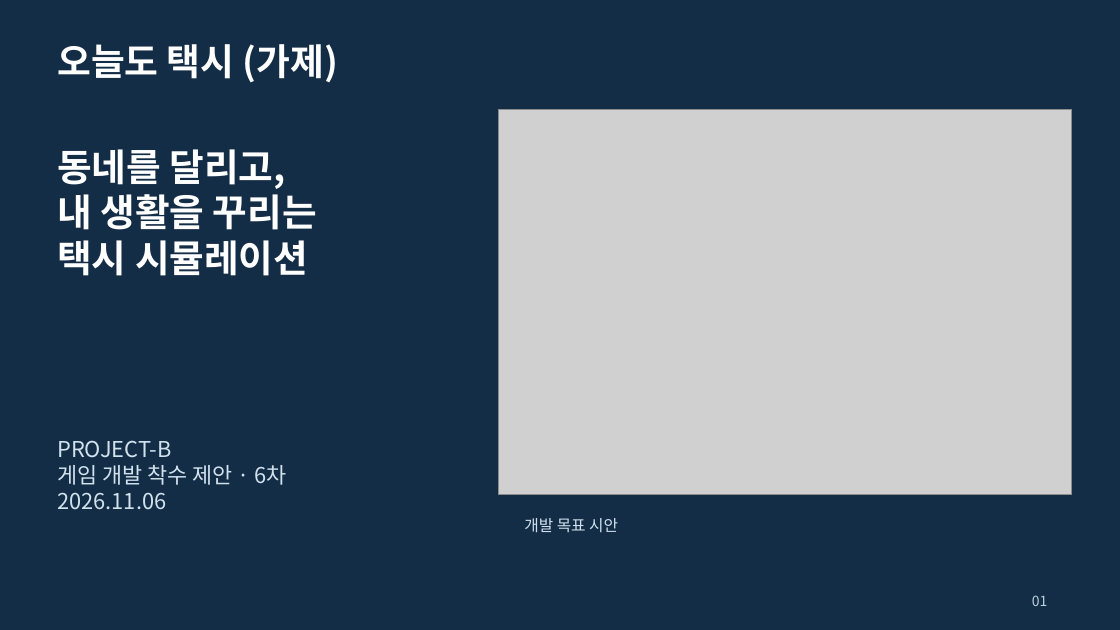
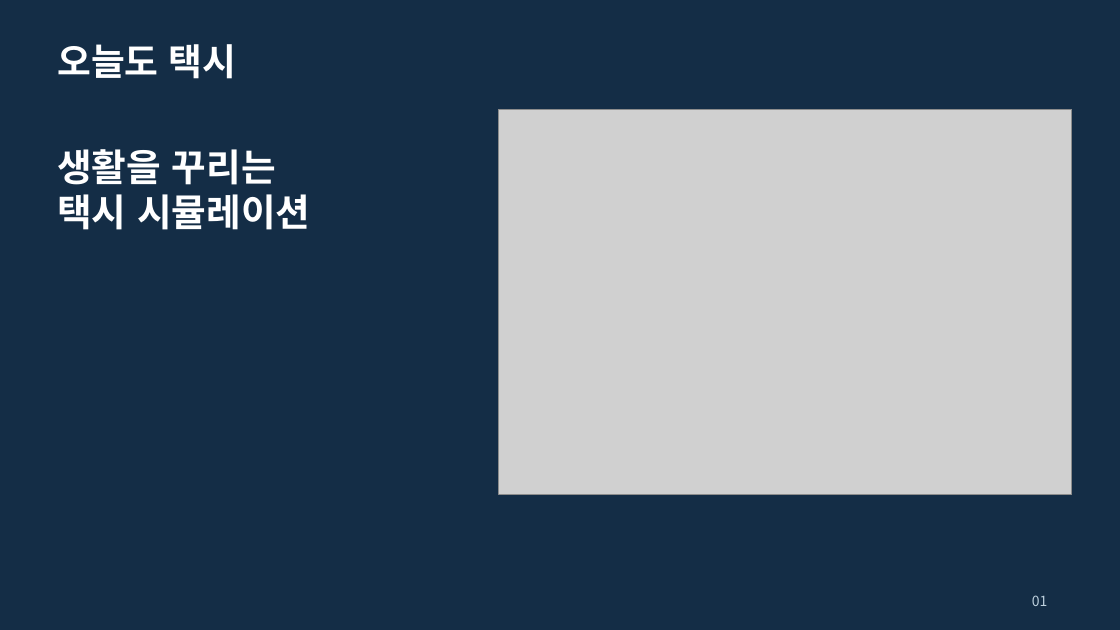
Before and after one commit to herothgf-cell/project-b, a slide deck: slide 1 of docs/proposals/project-b-game-proposal-v6.pptx. Drawn at 1120x630 pixels with LibreOffice and Linux fonts; fonts in the diff are those of the drawing; grey boxes stand for pictures. Boxes give left, top, right and bottom in pixels: in the first picture for what was removed or moved away, otherwise in the second. Text is boxed around its words. In the diff, an @@ line names an element or a change of style, - is before the commit and + after.

Commit message:
제안서 v6 수정

```diff
--- a/docs/proposals/project-b-game-proposal-v6.pptx
+++ b/docs/proposals/project-b-game-proposal-v6.pptx
@@ text at <box>57,44,237,79</box>: text changed @@
-오늘도 택시 (가제)
+오늘도 택시
@@ text at <box>57,149,276,185</box>: text changed @@
-동네를 달리고,
-내 생활을 꾸리는
+생활을 꾸리는
@@ text removed at <box>57,440,287,510</box> @@
-PROJECT-B
-게임 개발 착수 제안 · 6차
-2026.11.06
@@ text removed at <box>524,518,618,533</box> @@
-개발 목표 시안
```
Also in this commit, not shown: 6 other slides changed.
